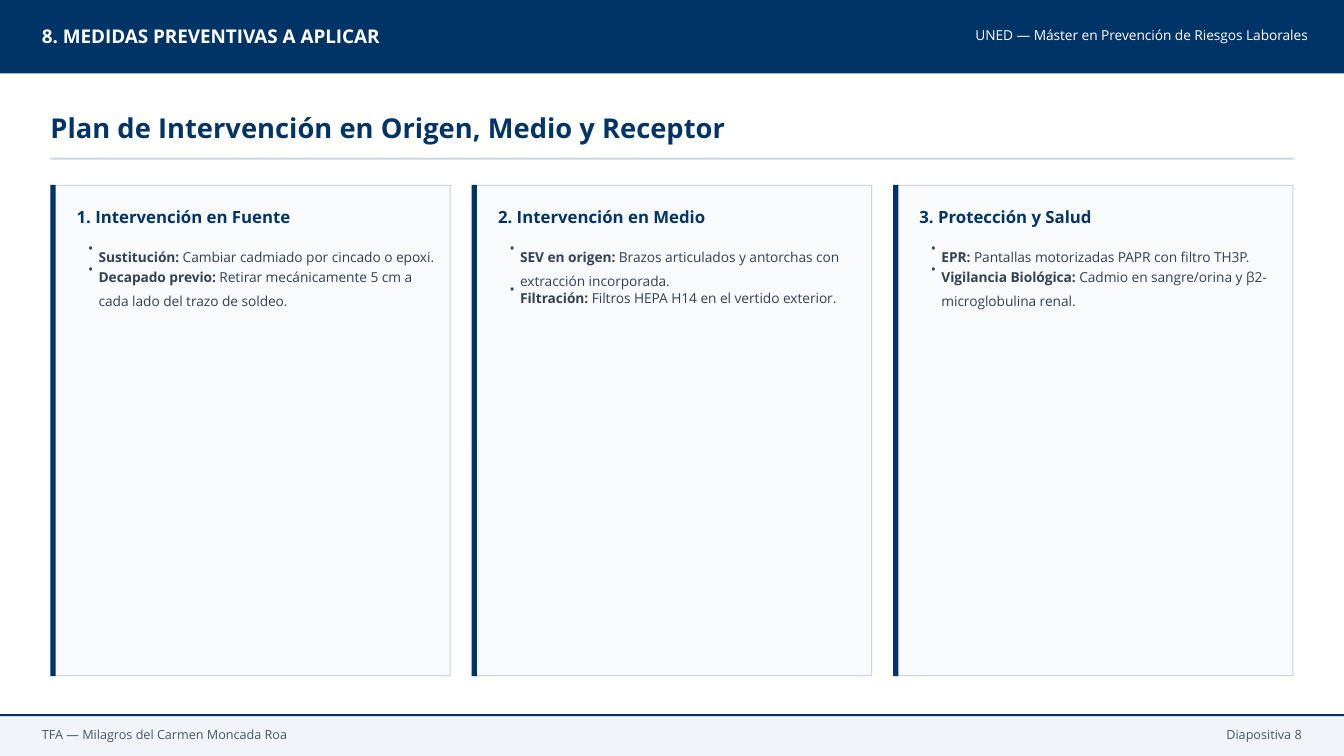
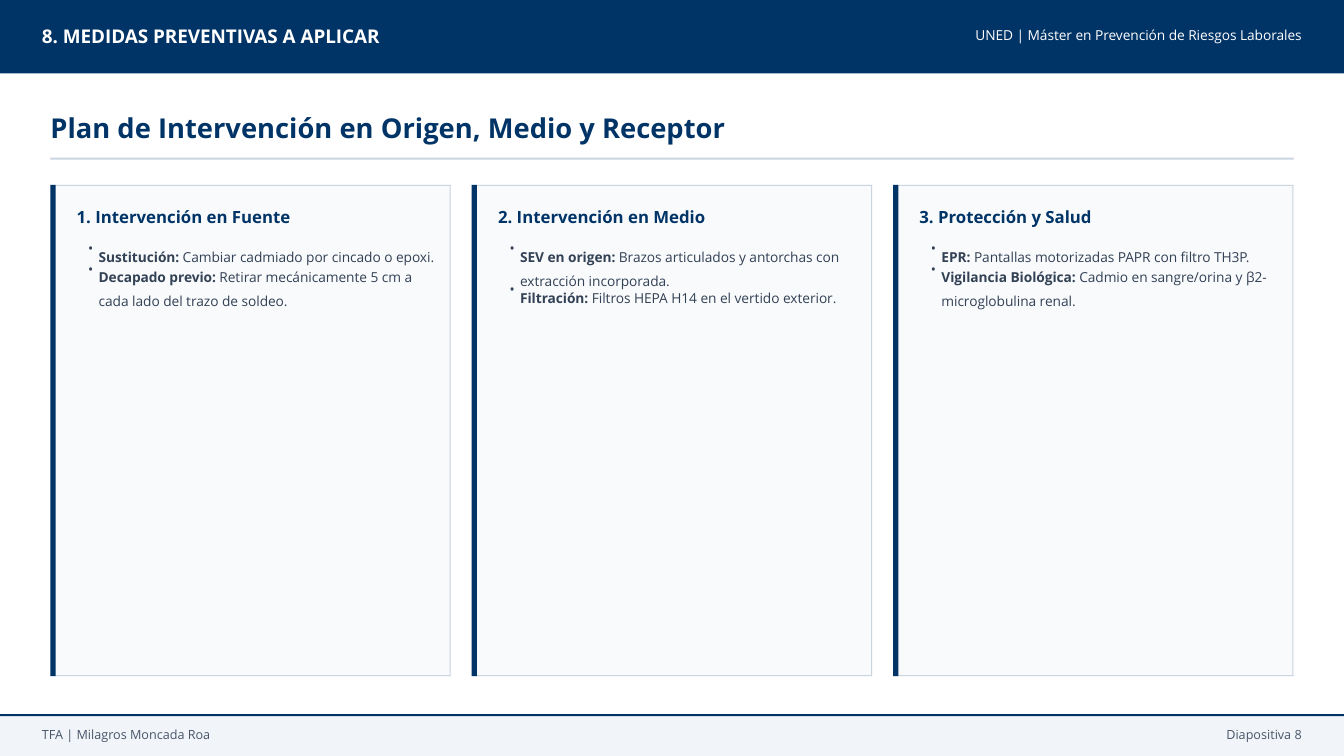
Before and after one commit to petnes/fj, a slide deck: slide 8 of TFA_Cadmio/Moncada_Roa_Milagros_TFA_FTPRQ_presentacion.pptx. Drawn at 1344x756 pixels with LibreOffice and Linux fonts; fonts in the diff are those of the drawing. Boxes give left, top, right and bottom in pixels: in the first picture for what was removed or moved away, otherwise in the second. Text is boxed around its words. In the diff, an @@ line names an element or a change of style, - is before the commit and + after.

```diff
--- a/TFA_Cadmio/Moncada_Roa_Milagros_TFA_FTPRQ_presentacion.pptx
+++ b/TFA_Cadmio/Moncada_Roa_Milagros_TFA_FTPRQ_presentacion.pptx
@@ text at [975, 29, 1302, 44]: text changed @@
-UNED — Máster en Prevención de Riesgos Laborales
+UNED | Máster en Prevención de Riesgos Laborales
@@ text at [42, 729, 210, 742]: text changed @@
-TFA — Milagros del Carmen Moncada Roa
+TFA | Milagros Moncada Roa
```
Also in this commit, not shown: 7 other slides changed.
